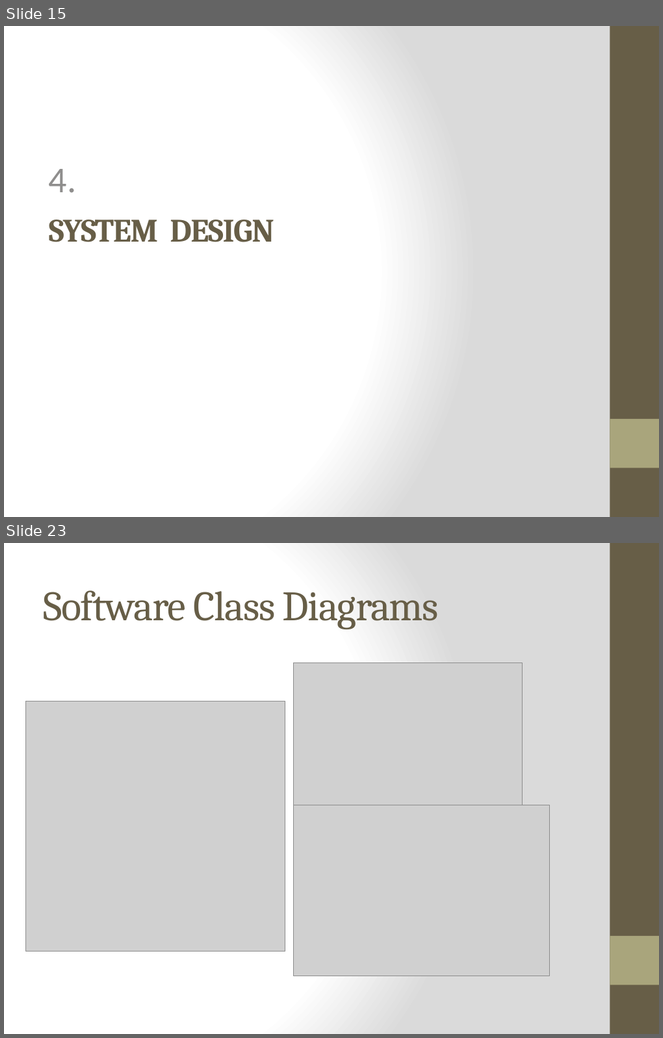
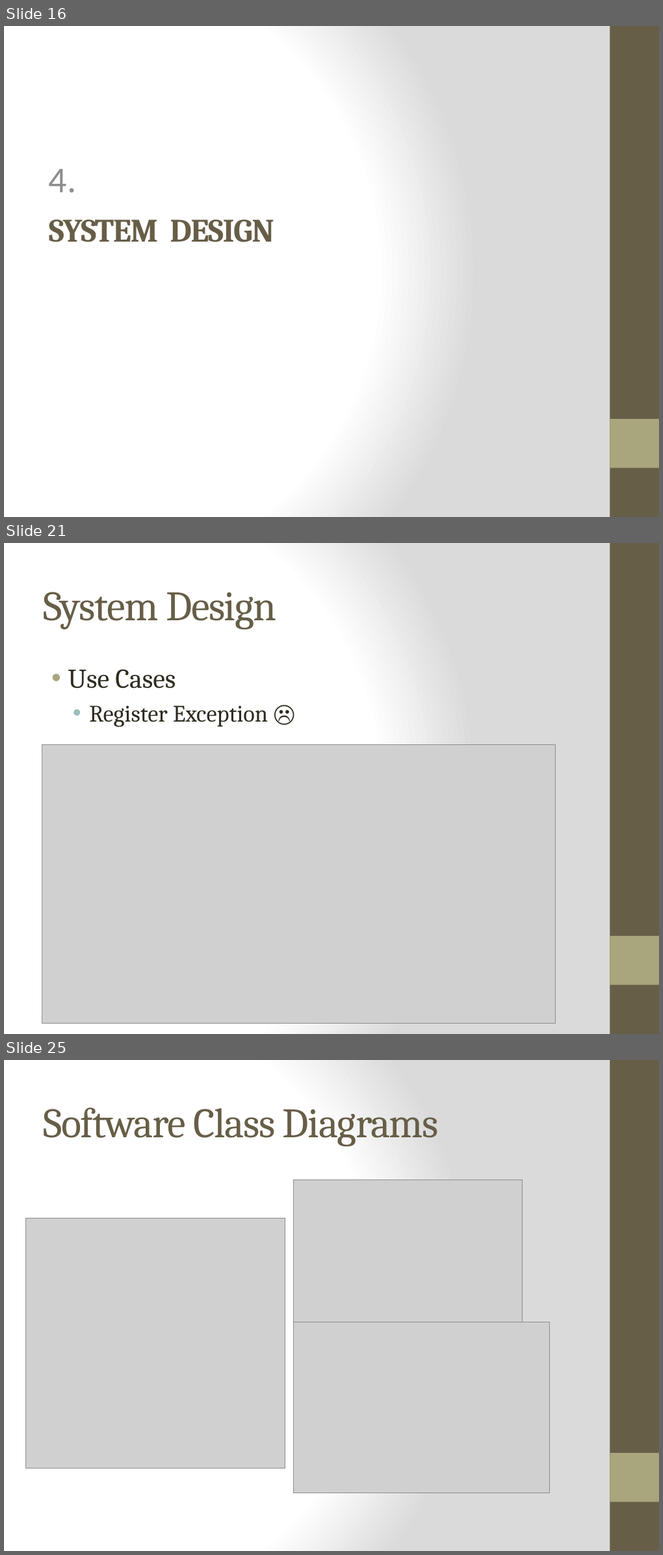
Before and after one commit to WesleyTrescott/MVC-Capstone, a slide deck: Design Specification/Design Specification.pptx. Shown one above the other, each under a label of ours: slides 15 and 23 before the commit, slides 16, 21 and 25 after it; the slides between them are not shown. The pictures are 663x1038 and 663x1555 pixels, drawn with LibreOffice and Linux fonts; fonts in the diff are those of the drawing; grey boxes stand for pictures. Boxes give left, top, right and bottom in pixels: in the first picture for what was removed or moved away, otherwise in the second. Text is boxed around its words. In the diff, an @@ line names an element or a change of style, - is before the commit and + after.

Commit message:
Updated design document & ppt
updated use cases, added use case diagram, updated ppt

```diff
--- a/Design Specification/Design Specification.pptx
+++ b/Design Specification/Design Specification.pptx
@@ slide 21 added at bbox=[4, 543, 659, 1034], background gradient #FFFFFF to #DADADA; not listed: 2 template elements that a slide beside it also shows @@
@@ title added at bbox=[43, 592, 276, 629], 46 pt, text #675E47 @@
+System Design
@@ text added at bbox=[68, 669, 268, 727], 26 pt, text #2F2B20 @@
+• Use Cases
+  • Register Exception ☹
@@ picture added at bbox=[42, 745, 555, 1023] @@
@@ what was slide 15 is now slide 16 @@
@@ what was slide 23 is now slide 25 @@
```
Also in this commit, not shown: 5 slides changed, 5 other slides added, 4 slides removed, 2 other files.
